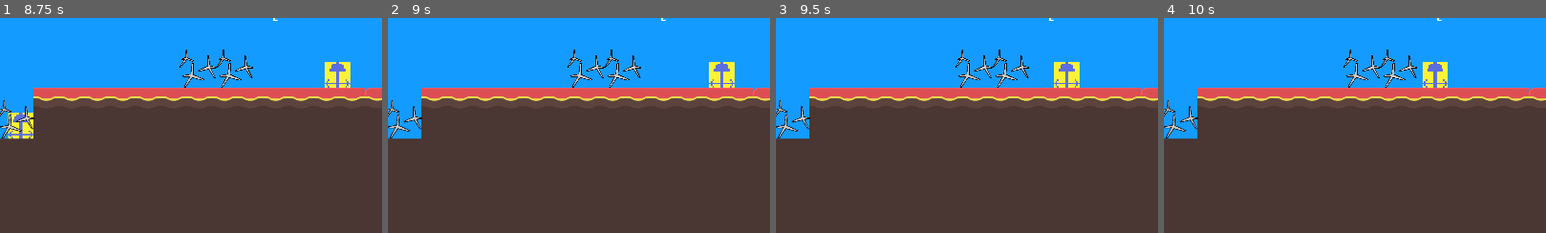
Above: before the commit, frames 1-4 (left to right).
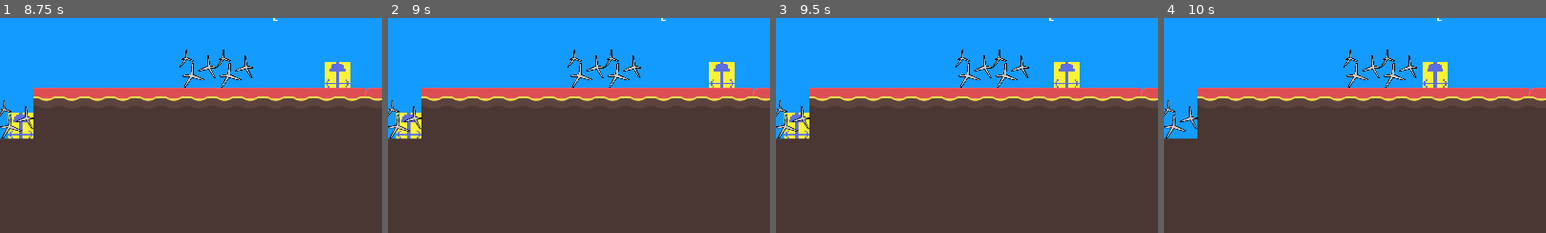
Above: after the commit, the same moments.

Repository: AidanCooper2003/AshenSkies
Game: Godot game, scene res://scenes/levels/playtest_level.tscn
Two runs of this game, one before a commit and one after it. Both use one fixed random seed, a clock stepped at 60 frames per second and the inputs below.
Inputs (mouse positions are % of the whole screen's width and height, from its top left):
- Up to frame 1 (8.75 s): move the mouse to (72, 45) at 0.52 s; press the mouse at (72, 45) at 0.53 s; hold D (Move Right) 0.53-2.03 s; tap Space (Jump) at 0.77, 1.52, 3.02, 3.77, 4.52, 6.02, 6.77, 7.52 s; move the mouse to (30, 55) at 1.27 s; release the mouse at (30, 55) at 1.28 s; right-click (30, 55) at 1.35 s; move the mouse to (60, 28) at 2.02 s; hold A (Move Left) 2.03-2.78 s; tap Mouse wheel down (SwapWeaponDown) at 2.1, 5.85 s; move the mouse to (45, 70) at 2.77 s; hold D (Move Right) 2.78-4.28 s; tap Mouse wheel up (SwapWeaponUp) at 2.85, 6.6 s; move the mouse to (80, 65) at 3.52 s; hold E (Tertiary Fire) 3.53-4.28 s; tap [ (Debug 1) at 4.15 s; move the mouse to (20, 35) at 4.27 s; hold A (Move Left) 4.28-5.03 s; click (20, 35) at 4.35 s; tap R (Debug 2) at 4.9 s; move the mouse to (55, 50) at 5.02 s; hold D (Move Right) 5.03-5.78 s; hold Right mouse button (Secondary Fire) 5.03-5.78 s; tap K (Debug 3) at 5.65 s; move the mouse to (35, 25) at 5.77 s; hold A (Move Left) 5.78-7.28 s; tap L (Debug 4) at 6.4 s; move the mouse to (72, 45) at 6.52 s; move the mouse to (30, 55) at 7.27 s; hold D (Move Right) from 7.28 s (still down); tap E (Tertiary Fire) at 7.35 s; move the mouse to (60, 28) at 8.02 s; press the mouse at (60, 28) at 8.03 s
- Up to frame 2 (9 s): keep holding D (Move Right); move the mouse to (45, 70) at 8.77 s; release the mouse at (45, 70) at 8.78 s; right-click (45, 70) at 8.85 s
- Up to frame 3 (9.5 s): keep holding D (Move Right); tap Space (Jump) at 9.02 s
- Up to frame 4 (10 s): move the mouse to (80, 65) at 9.52 s; release D (Move Right) at 9.53 s; hold A (Move Left) from 9.53 s (still down); tap Mouse wheel down (SwapWeaponDown) at 9.6 s; tap Space (Jump) at 9.77 s
The pictures show only the part of the screen within x 8-58%, y 44-94%; the shares and areas given below are measured in that part.

Frame 1 is identical in both runs. In frame 2, 0.7% of the frame differs, in the area x 2-9%, y 44-57%; in frame 3, 0.7%; in frame 4, nothing differs.
Error in both runs: Invalid access to property or key '_weapon_inventory_manager' on a base object of type 'previously freed'. (res://scripts/utility/debug_helper.gd:27)

Commit message:
Fixed bug with continuous damage dealer

Diff:
--- a/scenes/levels/playtest_level.tscn
+++ b/scenes/levels/playtest_level.tscn
@@ -11,7 +11,6 @@
 [ext_resource type="PackedScene" uid="uid://posx1uyfda5n" path="res://scenes/objects/enemies/ash_priest.tscn" id="6_nfakm"]
 [ext_resource type="PackedScene" uid="uid://cn6ksjgoqo6mb" path="res://scenes/objects/level_objects/resource_breakable.tscn" id="10_nes5d"]
 [ext_resource type="PackedScene" uid="uid://bmm784h0woepx" path="res://scenes/objects/level_objects/crate.tscn" id="11_fa3go"]
-[ext_resource type="PackedScene" uid="uid://ctpchwrspw2pg" path="res://scenes/objects/level_objects/Spike.tscn" id="12_afd8e"]
 [ext_resource type="PackedScene" uid="uid://ctpchwrspw2pg" path="res://scenes/objects/level_objects/spike.tscn" id="13_ypxdt"]
 
 [sub_resource type="RectangleShape2D" id="RectangleShape2D_mxg24"]
@@ -209,19 +208,19 @@
 [node name="Crate2" parent="LevelObjects" instance=ExtResource("11_fa3go")]
 position = Vector2(198, 32)
 
-[node name="Caltrops" parent="LevelObjects" instance=ExtResource("12_afd8e")]
+[node name="Caltrops" parent="LevelObjects" instance=ExtResource("13_ypxdt")]
 position = Vector2(-1007, 208)
 
-[node name="Caltrops4" parent="LevelObjects" instance=ExtResource("12_afd8e")]
+[node name="Caltrops4" parent="LevelObjects" instance=ExtResource("13_ypxdt")]
 position = Vector2(-1100, 208)
 
-[node name="Caltrops5" parent="LevelObjects" instance=ExtResource("12_afd8e")]
+[node name="Caltrops5" parent="LevelObjects" instance=ExtResource("13_ypxdt")]
 position = Vector2(-1193, 208)
 
-[node name="Caltrops2" parent="LevelObjects" instance=ExtResource("12_afd8e")]
+[node name="Caltrops2" parent="LevelObjects" instance=ExtResource("13_ypxdt")]
 position = Vector2(-549, 80)
 
-[node name="Caltrops3" parent="LevelObjects" instance=ExtResource("12_afd8e")]
+[node name="Caltrops3" parent="LevelObjects" instance=ExtResource("13_ypxdt")]
 position = Vector2(-456, 80)
 
 [node name="Caltrops6" parent="LevelObjects" instance=ExtResource("13_ypxdt")]
--- a/scenes/objects/projectiles/spikeball.tscn
+++ b/scenes/objects/projectiles/spikeball.tscn
@@ -26,7 +26,7 @@
 }
 
 [node name="Spikeball" type="RigidBody2D"]
-collision_layer = 0
+collision_layer = 2
 collision_mask = 50
 continuous_cd = 1
 max_contacts_reported = 5
--- a/scripts/entities/enemies/territorial_jumper.gd
+++ b/scripts/entities/enemies/territorial_jumper.gd
@@ -39,10 +39,11 @@
 
 func _on_health_component_health_changed(_current_health: int, trigger_on_damage: bool) -> void:
 	#Prevents a race condition with health's initial setting.
+	print(_current_health)
 	if _animation_player == null:
 		return
 	if _animation_player.is_playing():
 		_animation_player.stop()
 		_animation_player.play("hurt")
-		_animation_player.advance(0.06)
+		_animation_player.advance(0.03)
 	_animation_player.play("hurt")
--- a/scripts/entity-components/continuous_damage_dealer.gd
+++ b/scripts/entity-components/continuous_damage_dealer.gd
@@ -15,10 +15,13 @@
 
 func _physics_process(_delta) -> void:
 	for area in _targets:
+		print(str(_targets.get(area)) + ", " + str(Time.get_ticks_msec()))
 		if _targets.get(area) < Time.get_ticks_msec() - _damage_delay * 1000:
 			_trigger_damage(area)
+			_targets[area] = Time.get_ticks_msec()
 
 func _trigger_damage(area):
+	print("triggering damage" + str(Time.get_unix_time_from_system()))
 	if _damage > 0:
 		area.damage(_damage)
 		damage_dealt.emit()
@@ -29,12 +32,12 @@
 		knockback_handler.apply_knockback(global_position.direction_to(area.global_position) * _knockback)
 
 func _on_area_entered(area) -> void:
-	print("hello")
 	if _is_active:
 		if area is HitboxComponent:
 			_targets[area] = Time.get_ticks_msec()
 			_trigger_damage(area)
 
+
 func _on_area_exited(area) -> void:
 	if _is_active:
 		if area is HitboxComponent:
--- a/scripts/utility/debug_helper.gd
+++ b/scripts/utility/debug_helper.gd
@@ -18,7 +18,7 @@
 	if Input.is_action_just_pressed("Debug 2"):
 		EventBus.ingredients_reset.emit()
 	if Input.is_action_just_pressed("Debug 4"):
-		_assign_weapon("air_compressor")
+		_assign_weapon("candlemans_brew")
 
 
 func _assign_weapon(weapon: String) -> void:
Not shown: 1 places in scenes/levels/playtest_level.tscn that only renumber resources
